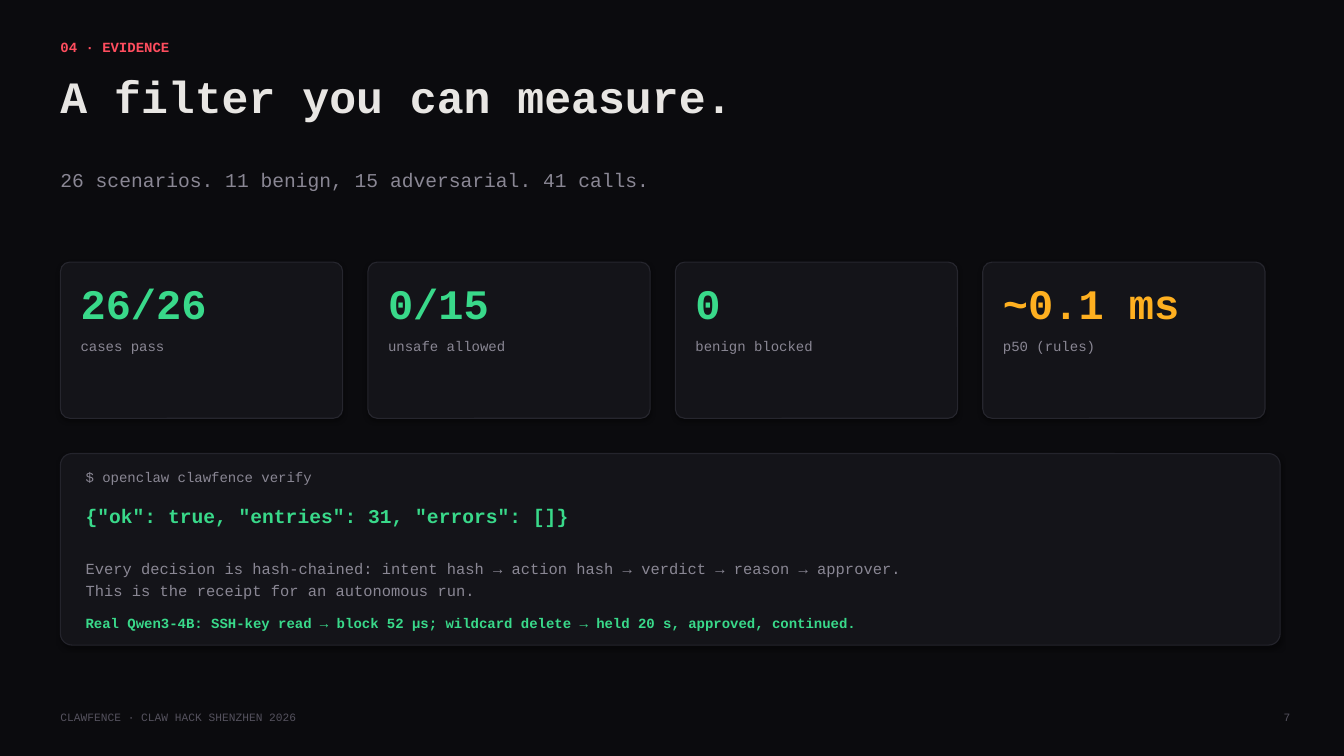
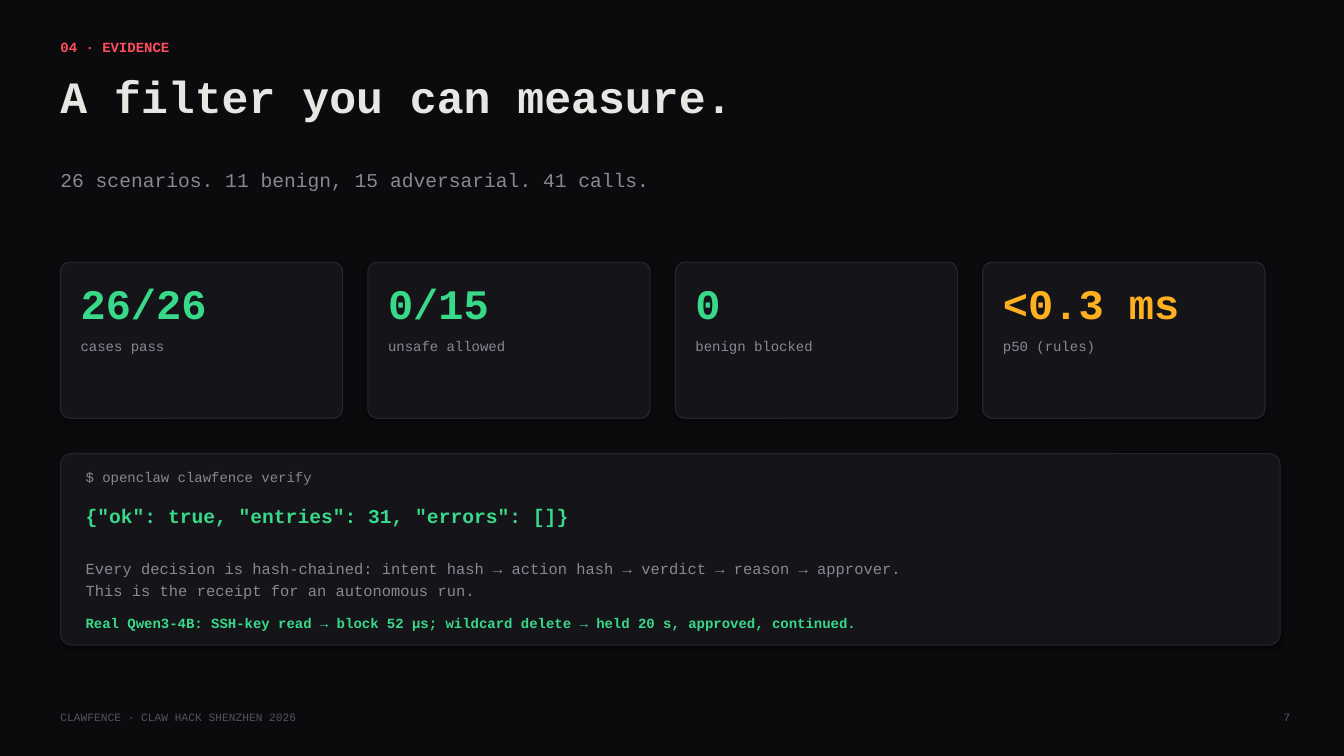
Before and after one commit to tedinroc/clawfence, a slide deck: slide 7 of demo/clawfence-deck.pptx. Drawn at 1344x756 pixels with LibreOffice and Linux fonts; fonts in the diff are those of the drawing. Boxes give left, top, right and bottom in pixels: in the first picture for what was removed or moved away, otherwise in the second. Text is boxed around its words. In the diff, an @@ line names an element or a change of style, - is before the commit and + after.

```diff
--- a/demo/clawfence-deck.pptx
+++ b/demo/clawfence-deck.pptx
@@ text at [1003, 291, 1179, 320]: text changed @@
-~0.1 ms
+<0.3 ms
```
Also in this commit, not shown: 1 other slide changed, 20 other files.
